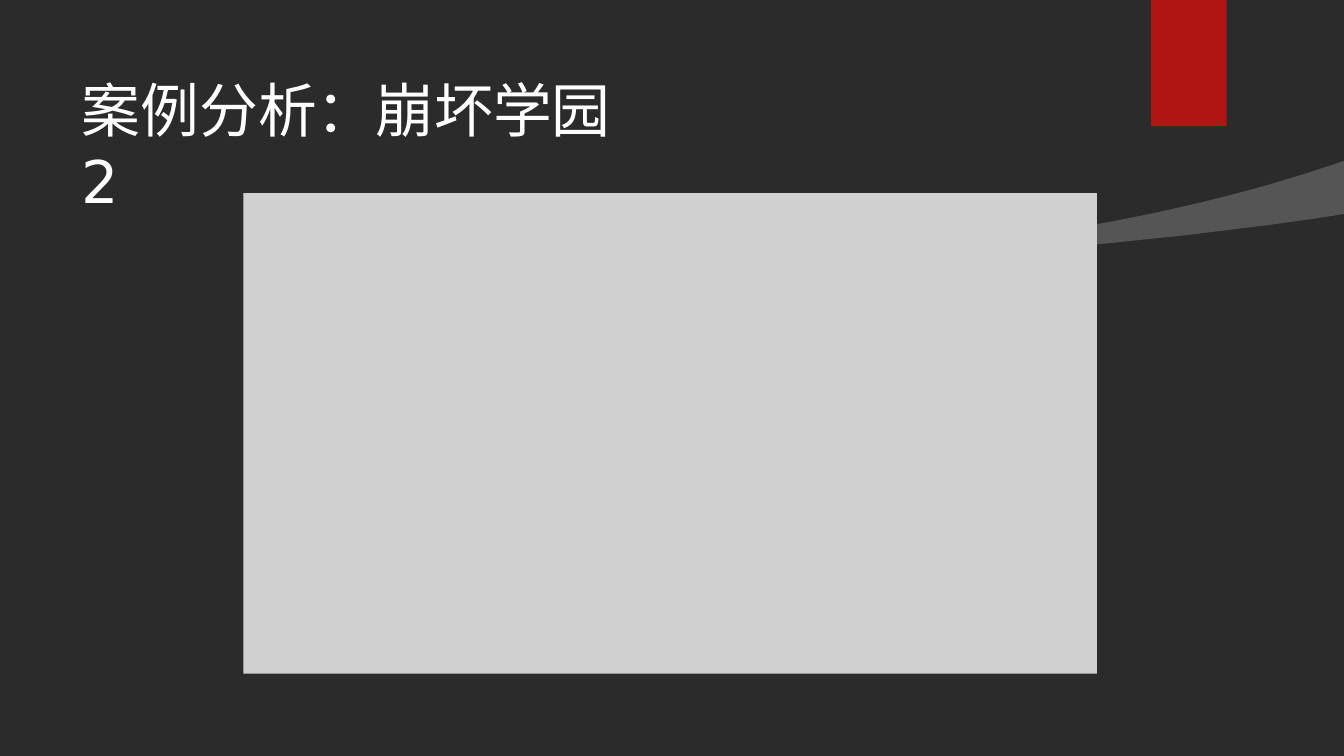
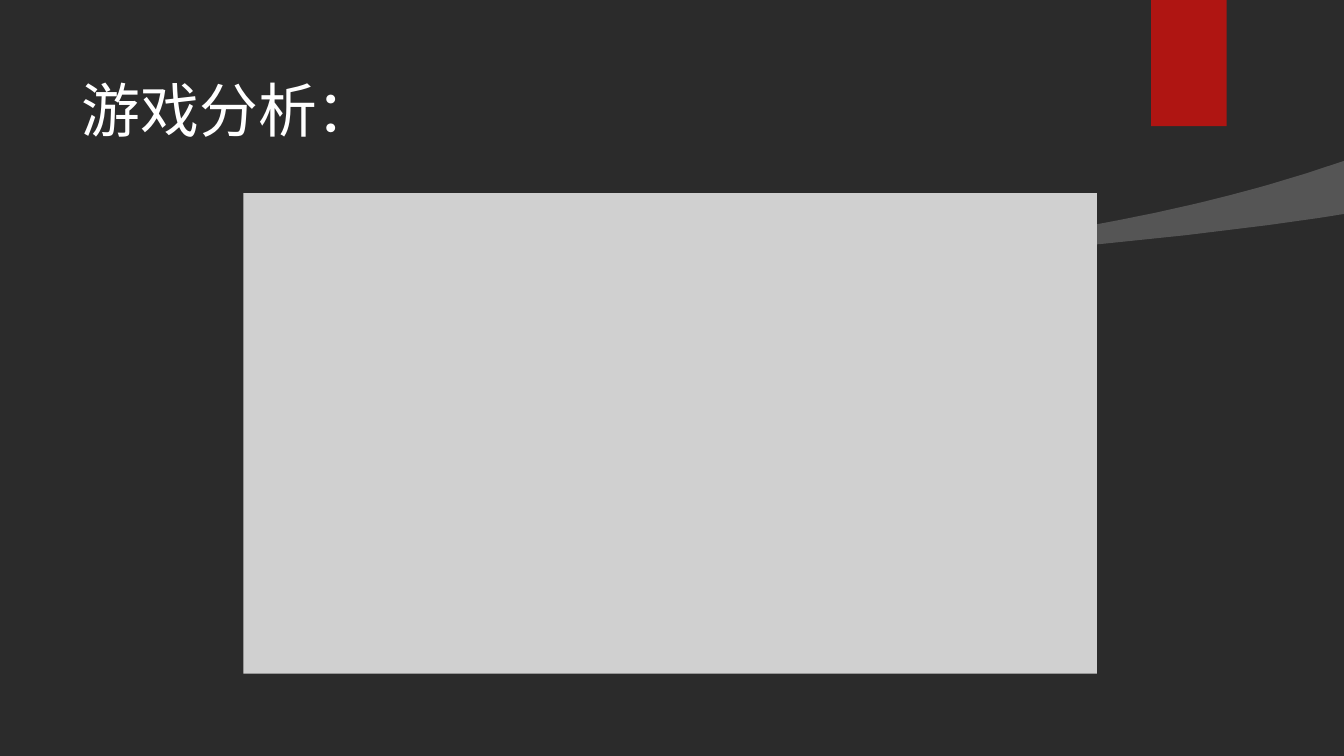
Before and after one commit to gfzheng/MOSAD, a slide deck: slide 16 of Labs/homework11.pptx. Drawn at 1344x756 pixels with LibreOffice and Linux fonts; fonts in the diff are those of the drawing; grey boxes stand for pictures; background and template pictures are left out; a plain dark background stands for a picture behind light text. Boxes give left, top, right and bottom in pixels: in the first picture for what was removed or moved away, otherwise in the second. Text is boxed around its words. In the diff, an @@ line names an element or a change of style, - is before the commit and + after.

Commit message:
change homework11

```diff
--- a/Labs/homework11.pptx
+++ b/Labs/homework11.pptx
@@ title at [82,82,376,137]: text changed @@
-案例分析：崩坏学园2
+游戏分析：
```
